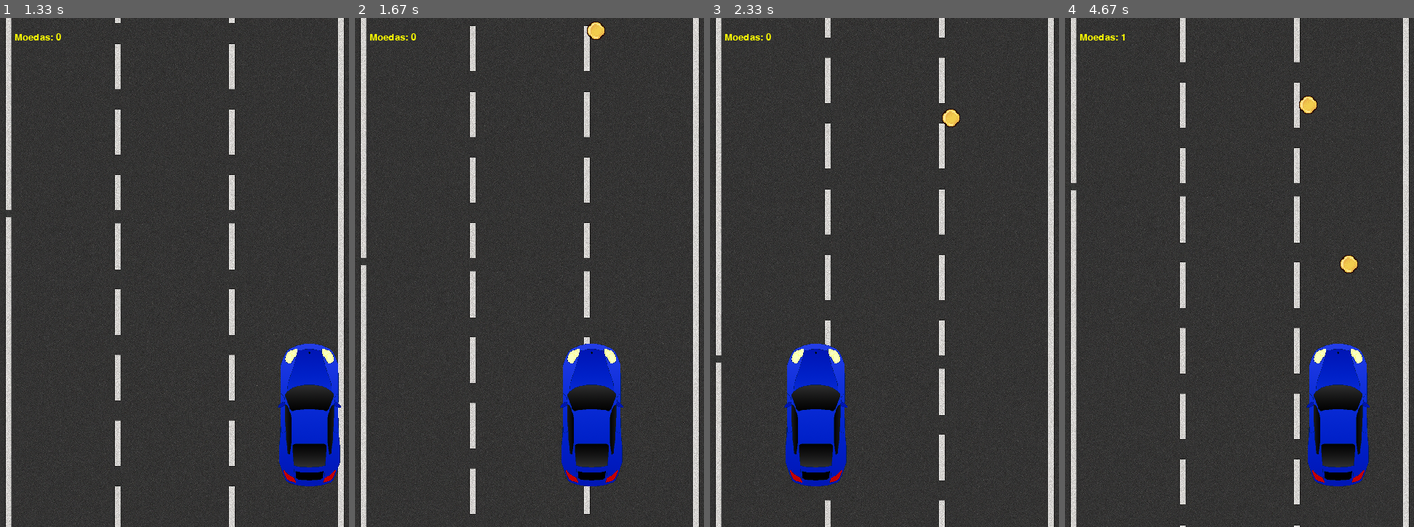
Above: before the commit, frames 1-4 (left to right).
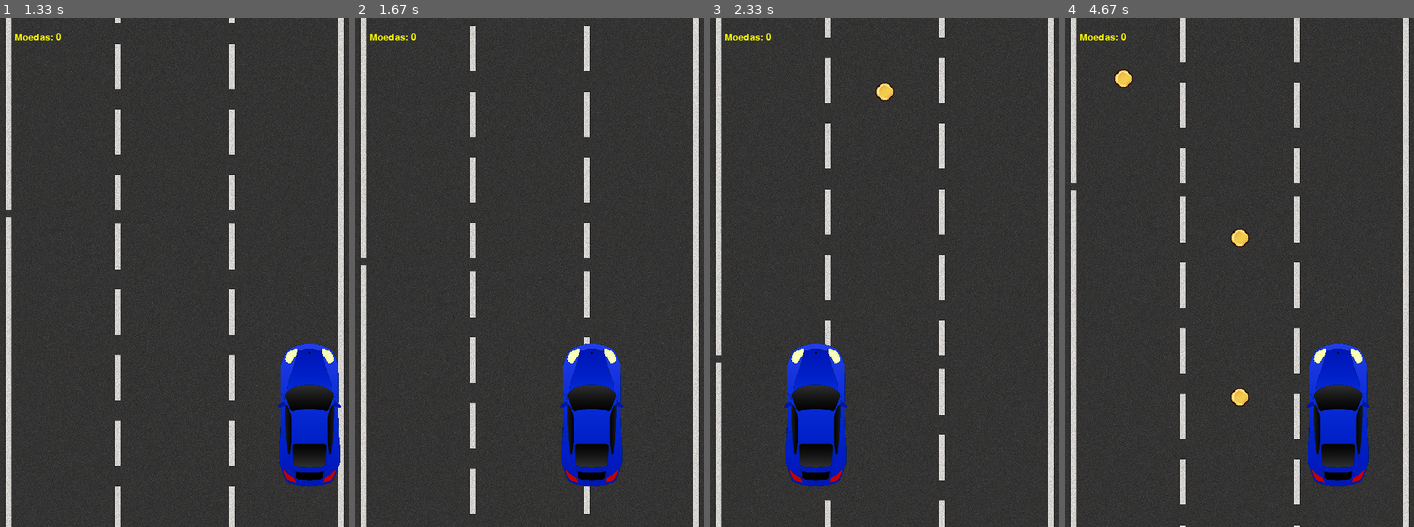
Above: after the commit, the same moments.

Repository: brunokb1/pygame
Game: pygame game, started from main.py
The game is run twice, just before and just after one commit, with the same random seed, the same clock (stepped at 60 frames per second) and the same inputs.
Inputs:
- Up to frame 1 (1.33 s): hold Right 0.33-0.8 s; hold Right 0.83-1.3 s
- Up to frame 2 (1.67 s): hold Left from 1.33 s (still down)
- Up to frame 3 (2.33 s): release Left at 1.87 s; hold Left 1.9-2.3 s
- Up to frame 4 (4.67 s): hold Right 2.33-2.97 s; hold Left 3-3.47 s; hold Right 3.5-3.97 s; hold Right 4-4.47 s; hold Left from 4.5 s (still down)

Frame 1 is identical in both runs. In frame 2, 0.1% of the frame differs, in the area x 66-72%, y 0-5%; in frame 3, 0.3%; in frame 4, 0.8%, in the area x 14-84%, y 3-77%.

Commit message:
correções movimentos, boost, linha de chegada

Diff:
--- a/game.py
+++ b/game.py
@@ -1,8 +1,7 @@
 import pygame
 import random
-from config import WIDTH, HEIGHT, PLAYER_WIDTH, PLAYER_HEIGHT
+from config import WIDTH, HEIGHT, PLAYER_WIDTH, PLAYER_HEIGHT, LANES, LANE_WIDTH, FINISH_DISTANCE
 from assets import PLAYER_IMG, BACKGROUND
-
 
 class Player:
 
@@ -58,10 +57,25 @@
         self.boost_ativo = False
         self.boost_timer = 0
         self.boost_duracao = 1500
+        self.coin_multiplier = 1
         # contador de moedas
         self.coin_count = 0
         # velocidade base do scroll
         self.scroll_speed = 200
+        # distância percorrida
+        self.distance_travelled = 0
+
+        # posiciona a linha de chegada no mapa
+        finish_img = self.assets.get('linha_de_chegada_img') or self.assets.get('LINHA_DE_CHEGADA_IMG')
+        if finish_img:
+            finish_rect = finish_img.get_rect(topleft=(0, -FINISH_DISTANCE))
+            self.finish = {'img': finish_img, 'rect': finish_rect}
+        else:
+            self.finish = None
+
+        # estado do jogo
+        self.game_over = False
+        self.won = False
 
     def handle_event(self, event):
         if event.type == pygame.KEYDOWN:
@@ -70,33 +84,54 @@
                 pygame.event.post(pygame.event.Event(pygame.QUIT))
     #função corrigida pela ia
     def _spawn_objetos(self):
-        tipo = random.choice(["moeda", "obstaculo", "cone", "boost", None])
-        x = random.randint(40, WIDTH - 80)
+        tipo = random.choice(["moeda", "obstaculo", "cone", "boost", None, None])  # mais None para espaçar
+        lane = random.randrange(0, LANES)
+        x_center = lane * LANE_WIDTH + LANE_WIDTH // 2
         y = -100  # começa acima da tela
         if tipo == "moeda":
-            img = self.assets["moeda_img"]
-            self.moedas.append({"img": img, "rect": img.get_rect(topleft=(x, y))})
+            img = self.assets.get("moeda_img")
+            if img:
+                rect = img.get_rect(center=(x_center, y))
+                self.moedas.append({"img": img, "rect": rect})
         elif tipo == "boost":
-            img = self.assets["boost_img"]
-            self.boosts.append({"img": img, "rect": img.get_rect(topleft=(x, y))})
+            img = self.assets.get("boost_img")
+            if img:
+                rect = img.get_rect(center=(x_center, y))
+                self.boosts.append({"img": img, "rect": rect})
         elif tipo in ["obstaculo", "cone"]:
-            img = self.assets["obstaculo_img"] if tipo == "obstaculo" else self.assets["cone_img"]
-            self.obstaculos.append({"img": img, "rect": img.get_rect(topleft=(x, y))})
+            img = self.assets.get("obstaculo_img") if tipo == "obstaculo" else self.assets.get("cone_img")
+            if img:
+                rect = img.get_rect(center=(x_center, y))
+                self.obstaculos.append({"img": img, "rect": rect})
 
     def _ativar_boost(self):
         #UTILIZAÇÃO try dada por ia
-        self.scroll_speed = 400
         self.boost_ativo = True
+        self.coin_multiplier = 2
         self.boost_timer = pygame.time.get_ticks()
         try:
-            som = self.assets["boost_sound"]
+            som = self.assets.get("boost_sound") or self.assets.get("carro_sound")
             if som:
                 som.play()
         except Exception:
             pass
 
+    def _end_game(self, won=False):
+        # finaliza a execução do jogo (exibe tela de resultado)
+        self.game_over = True
+        self.won = won
+        # tocar som final
+        if won:
+            s = self.assets.get('finish_sound')
+        else:
+            s = self.assets.get('crash_sound')
+        if s:
+            s.play()
 
     def update(self, dt):
+        # se o jogo acabou não atualiza mais
+        if self.game_over:
+            return
         keys = pygame.key.get_pressed()
         self.player.update(dt, keys)
         # movimenta o fundo (scroll)
@@ -110,33 +145,30 @@
             self.spawn_timer = 0
         # movimenta obstáculos
         for obj in self.obstaculos[:]:
-            obj["rect"].y += self.scroll_speed * dt
+            obj["rect"].y += int(self.scroll_speed * dt)
             if obj["rect"].top > HEIGHT:
                 self.obstaculos.remove(obj)
             elif obj["rect"].colliderect(self.player.rect):
-                print("💥 Colisão com obstáculo!")
-                self.scroll_speed = 150  # reduz velocidade
+                self._end_game(won=False)
 
         # movimenta moedas
+        # corrigido por ia
         for m in self.moedas[:]:
-            m["rect"].y += self.scroll_speed * dt
+            m["rect"].y += int(self.scroll_speed * dt)
             if m["rect"].top > HEIGHT:
                 self.moedas.remove(m)
             elif m["rect"].colliderect(self.player.rect):
-                # coleta moeda (vale o dobro se boost ativo)
-                ganho = 2 if self.boost_ativo else 1
+                # usa coin_multiplier (boost dobra a moeda)
+                ganho = self.coin_multiplier
                 self.coin_count += ganho
-                try:
-                    som = self.assets["coin_sound"]
-                    if som:
-                        som.play()
-                except Exception:
-                    pass
+                som = self.assets.get('moeda_sound')
+                if som:
+                    som.play()
                 self.moedas.remove(m)
 
         # movimenta boosts
         for b in self.boosts[:]:
-            b["rect"].y += self.scroll_speed * dt
+            b["rect"].y += int(self.scroll_speed * dt)
             if b["rect"].top > HEIGHT:
                 self.boosts.remove(b)
             elif b["rect"].colliderect(self.player.rect):
@@ -145,8 +177,15 @@
 
         # desativa boost quando tempo acaba
         if self.boost_ativo and pygame.time.get_ticks() - self.boost_timer > self.boost_duracao:
-            self.scroll_speed = 200
             self.boost_ativo = False
+            self.coin_multiplier = 1
+
+        # move a finish line junto com o scroll e checa vitória
+        if self.finish:
+            self.finish['rect'].y += int(self.scroll_speed * dt)
+            if self.finish['rect'].bottom > 0 and self.finish['rect'].top < HEIGHT:
+                # jogador cruzou a linha
+                self._end_game(won=True)
 
     def draw(self):
         screen = self.manager.screen
@@ -158,6 +197,11 @@
         # desenha obstáculos
         for obj in self.obstaculos:
             screen.blit(obj["img"], obj["rect"])
+
+        # desenha finish line se estiver chegando
+        if self.finish:
+            if -1000 < self.finish['rect'].y < HEIGHT + 200:
+                screen.blit(self.finish['img'], self.finish['rect'])
 
         # desenha moedas
         for m in self.moedas:
